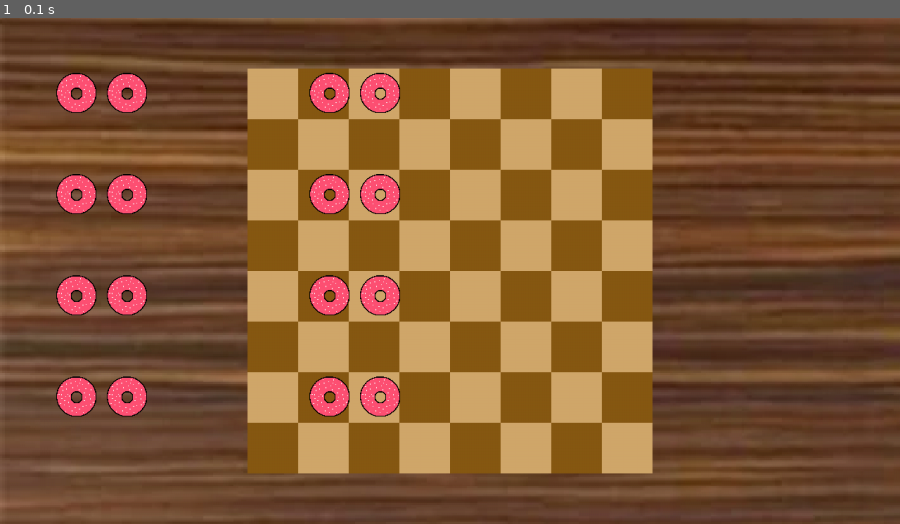
Above: before the commit, frame 1.
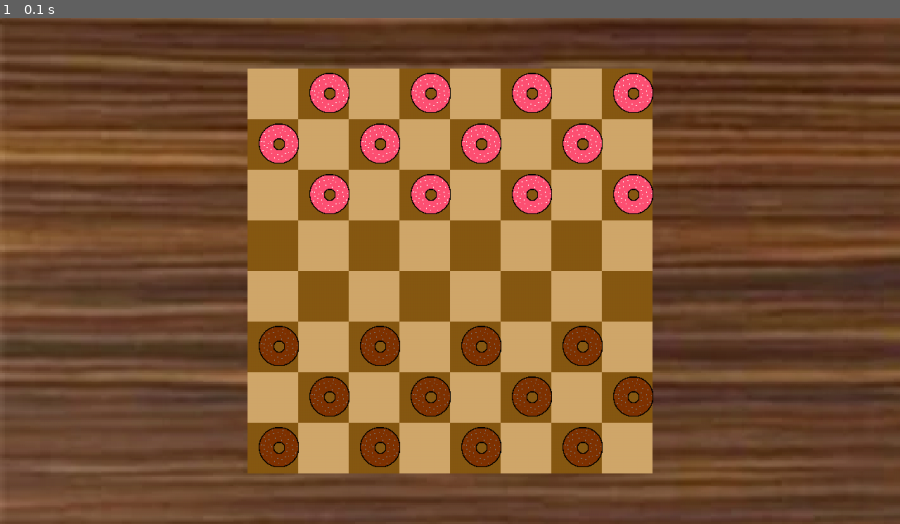
Above: after the commit, the same moment.

Repository: SeriousGuy888/pygame-checkers
Game: pygame game, started from __main__.py
Two runs of this game, one before a commit and one after it. Both use one fixed random seed, a clock stepped at 60 frames per second and the inputs below.
Inputs:
- Up to frame 1 (0.1 s): no input

The runs differ from the first frame. In frame 1, 9.5% of the frame differs, in the area x 6-73%, y 10-89%.

Commit message:
Update __main__.py

Diff:
--- a/__main__.py
+++ b/__main__.py
@@ -99,12 +99,12 @@
 
 def main():
     print("")
-    for x in range(1, 3):
-        for y in range(1, 8, 2):
-            pieces.append(Piece(0, x, y))
-    for x in range(6, 8):
-        for y in range(1, 8, 2):
-            pieces.append(Piece(0, x, y))
+    for y in range(1, 4):
+        for x in range(1, 8, 2):
+            pieces.append(Piece(0, x + 4 + (y % 2), y))
+    for y in range(6, 9):
+        for x in range(1, 8, 2):
+            pieces.append(Piece(1, x + 4 + (y % 2), y))
 
 
 main()
